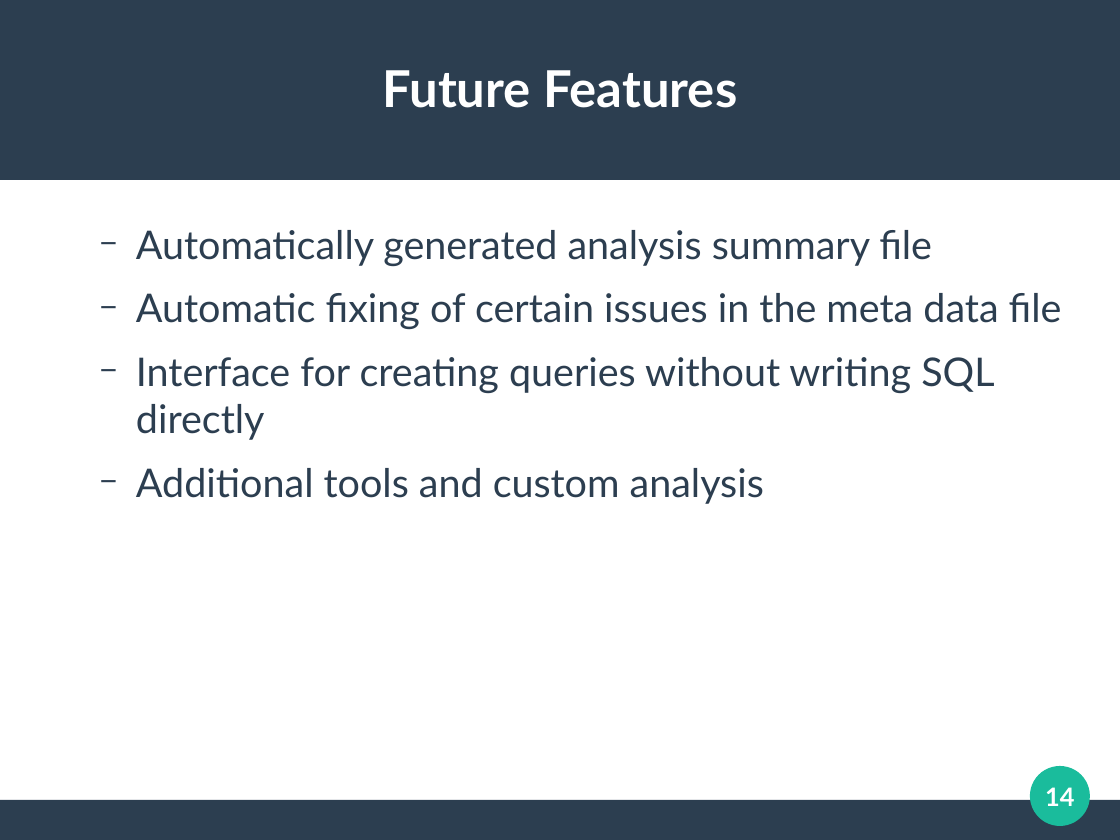
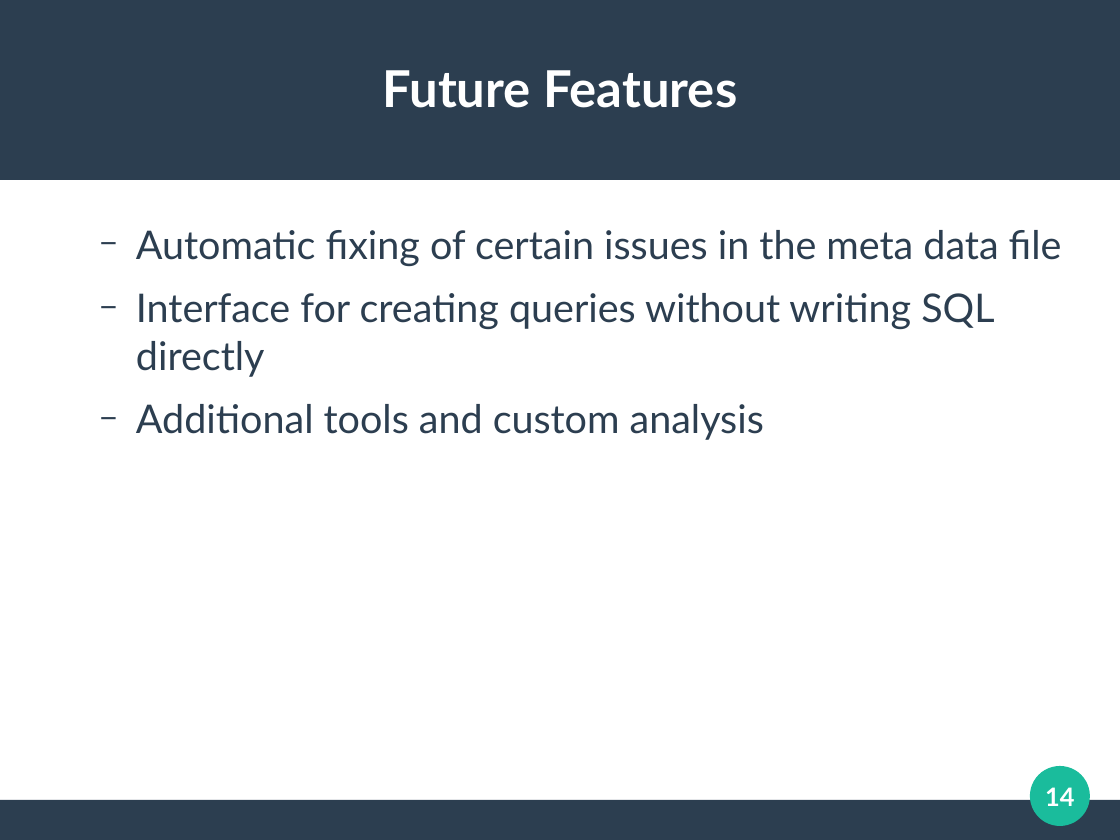
Before and after one commit to clemente-lab/mmeds-meta, a slide deck: slide 14 of sql/mmeds.odp. Drawn at 1120x840 pixels with LibreOffice and Linux fonts; fonts in the diff are those of the drawing. Boxes give left, top, right and bottom in pixels: in the first picture for what was removed or moved away, otherwise in the second. Text is boxed around its words. In the diff, an @@ line names an element or a change of style, - is before the commit and + after.

```diff
--- a/sql/mmeds.odp
+++ b/sql/mmeds.odp
@@ text at (x1=136, y1=230, x2=932, y2=266): paragraph removed @@
-  − Automatically generated analysis summary file
```
Also in this commit, not shown: 1 other slide changed, 1 slide added, 1 slide removed, 5 other files.
